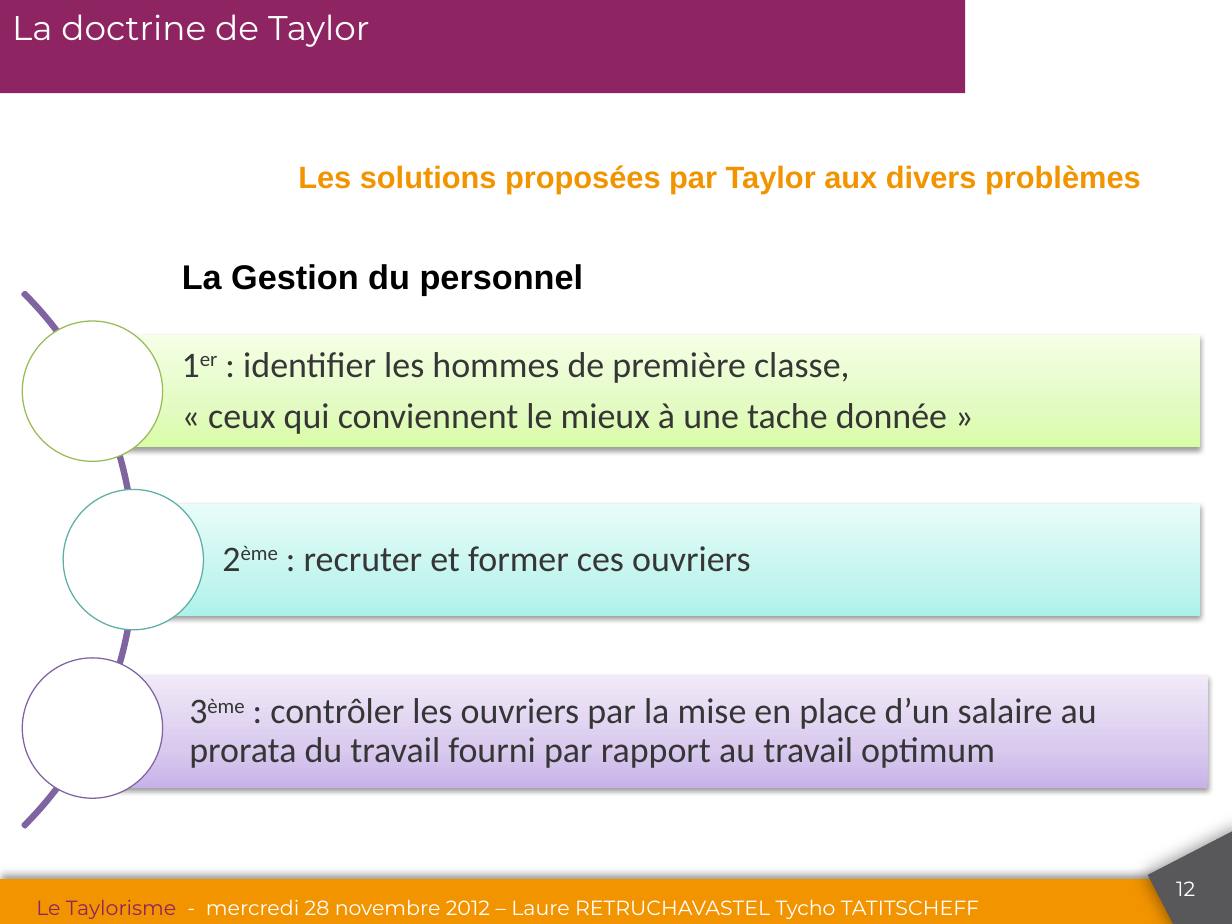
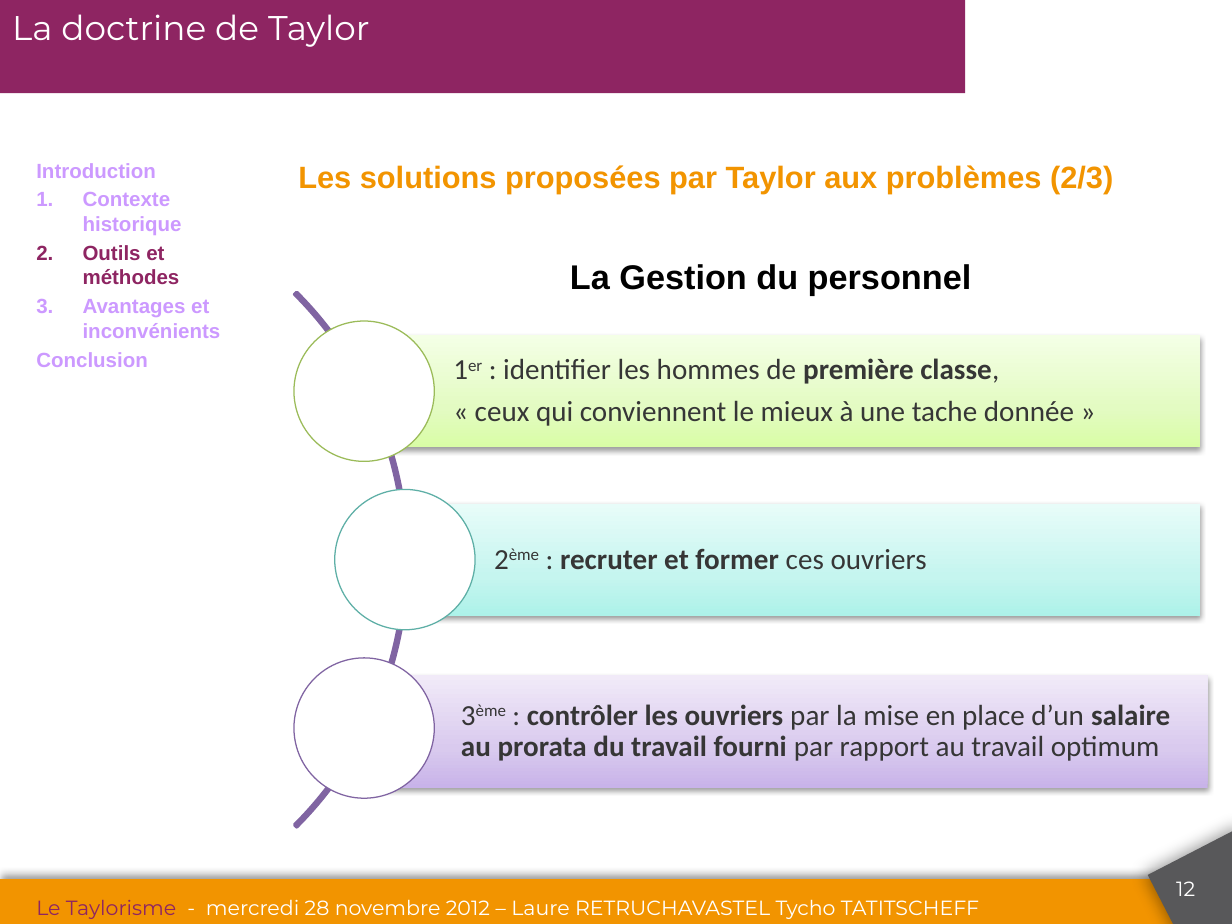
Before and after one commit to tychotatitscheff/Ensam, a slide deck: slide 12 of Taylorisme.pptx. Drawn at 1232x924 pixels with LibreOffice and Linux fonts; fonts in the diff are those of the drawing; background and template pictures are left out. Boxes give left, top, right and bottom in pixels: in the first picture for what was removed or moved away, otherwise in the second. Text is boxed around its words. In the diff, an @@ line names an element or a change of style, - is before the commit and + after.

Commit message:
V2

```diff
--- a/Taylorisme.pptx
+++ b/Taylorisme.pptx
@@ text added at (36, 163, 221, 367), 12 pt, text #CC99FF, bold @@
+Introduction
+1. Contexte historique
+2. Outils et méthodes
+3. Avantages et inconvénients
+Conclusion
@@ subtitle at (298, 165, 1113, 194): text changed @@
-Les solutions proposées par Taylor aux divers problèmes
+Les solutions proposées par Taylor aux problèmes (2/3)
@@ text "La Gestion du personnel": place and size @@
-text "La Gestion du personnel" at (182, 264, 584, 295)
+text "La Gestion du personnel" at (570, 264, 972, 295)
@@ text "1er : identifier les hommes ...": place and size @@
-text "1er : identifier les hommes ..." at (208, 352, 947, 434)
+text "1er : identifier les hommes ..." at (475, 358, 1074, 426)
@@ text "1er : identifier les hommes ..." at (475, 358, 1074, 426): size 21 to 17 pt; bold on in "première classe,"; less space between paragraphs @@
@@ rectangle: place and size @@
-rectangle at (92, 335, 1200, 447)
+rectangle at (365, 335, 1201, 447)
@@ text "2ème : recruter et former ...": place and size @@
-text "2ème : recruter et former ..." at (304, 546, 751, 572)
+text "2ème : recruter et former ..." at (560, 549, 927, 569)
@@ text "2ème : recruter et former ..." at (560, 549, 927, 569): size 21 to 17 pt; bold on in "recruter et former"; less space between paragraphs @@
@@ rectangle: place and size @@
-rectangle at (133, 504, 1200, 616)
+rectangle at (405, 504, 1200, 616)
@@ 3 ellipses, 1 arch (boxed as its full ring): place and size @@
-3 ellipses, 1 arch (boxed as its full ring) at (0, 181, 203, 924)
+3 ellipses, 1 arch (boxed as its full ring) at (0, 181, 476, 924)
@@ text "3ème : contrôler les ouvriers ...": place and size @@
-text "3ème : contrôler les ouvriers ..." at (189, 698, 1097, 768)
+text "3ème : contrôler les ouvriers ..." at (461, 704, 1170, 761)
@@ text "3ème : contrôler les ouvriers ..." at (461, 704, 1170, 761): size 21 to 17 pt; bold on in "contrôler les ouvriers salaire au prorata du ..."; less space between paragraphs @@
@@ rectangle: place and size @@
-rectangle at (100, 675, 1207, 787)
+rectangle at (372, 675, 1209, 787)
```
Also in this commit, not shown: 3 other slides changed, 1 slide added.
